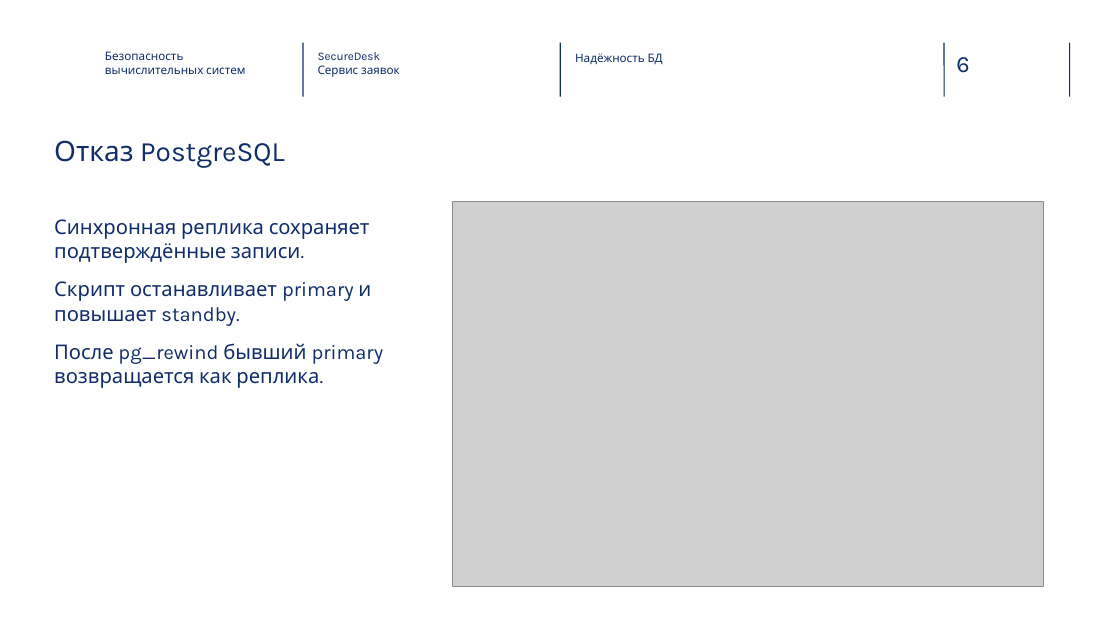
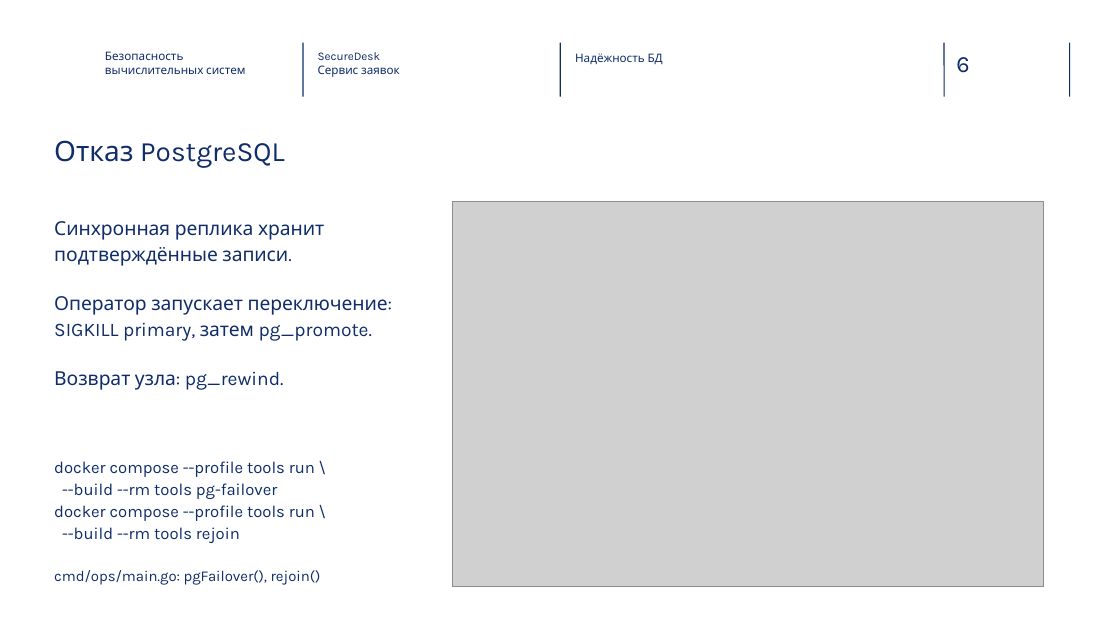
Before and after one commit to alalzhukof/vk-task, a slide deck: slide 6 of SecureDesk-HSE-v2.pptx. Drawn at 1120x630 pixels with LibreOffice and Linux fonts; fonts in the diff are those of the drawing; grey boxes stand for pictures; background and template pictures are left out. Boxes give left, top, right and bottom in pixels: in the first picture for what was removed or moved away, otherwise in the second. Text is boxed around its words. In the diff, an @@ line names an element or a change of style, - is before the commit and + after.

Commit message:
fix pptx

```diff
--- a/SecureDesk-HSE-v2.pptx
+++ b/SecureDesk-HSE-v2.pptx
@@ text at (54, 221, 388, 390): text changed; size 17.2 to 16.5 pt @@
-Синхронная реплика сохраняет подтверждённые записи.
-Скрипт останавливает primary и повышает standby.
-После pg_rewind бывший primary возвращается как реплика.
+Синхронная реплика хранит
+подтверждённые записи.
+Оператор запускает переключение:
+SIGKILL primary, затем pg_promote.
+Возврат узла: pg_rewind.
@@ text added at (54, 461, 315, 543), 14.2 pt, text #102D69 @@
+docker compose --profile tools run \
+--build --rm tools pg-failover
+docker compose --profile tools run \
+--build --rm tools rejoin
@@ text added at (54, 570, 321, 585), 12.8 pt, text #102D69 @@
+cmd/ops/main.go: pgFailover(), rejoin()
```
Also in this commit, not shown: 9 other slides changed, 2 slides added.
